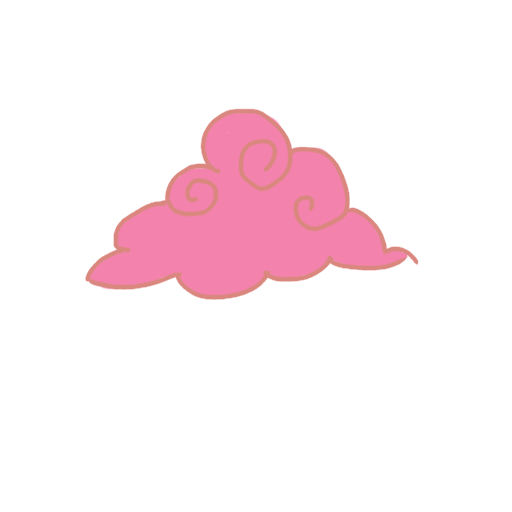
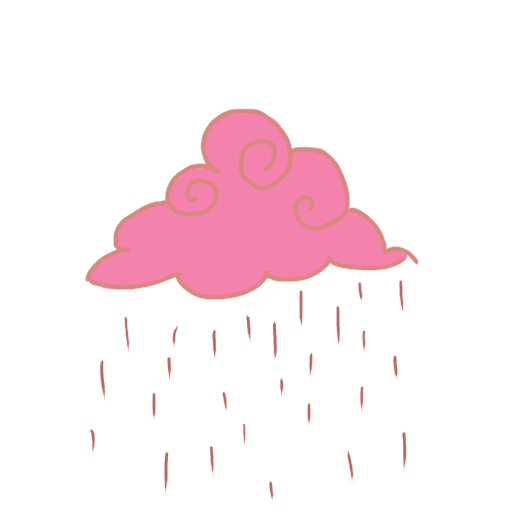
Layers edited between the first and the second 512×512 image:
painted on "Layer #1" over (x1=89, y1=280, x2=407, y2=502)
hid "Background" over (x1=89, y1=280, x2=407, y2=502)
